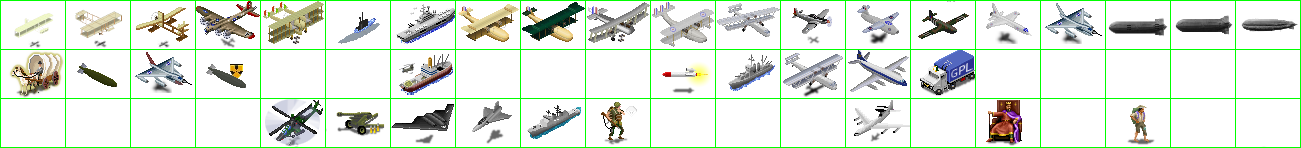
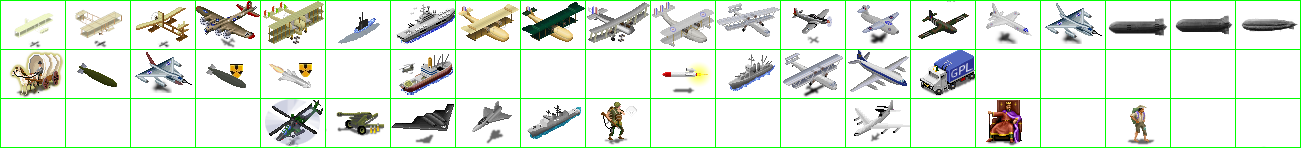
The second 1301px x 148px image is a revision of the first. Changes to its layers:
painted on "units" over 269, 63, 312, 88
